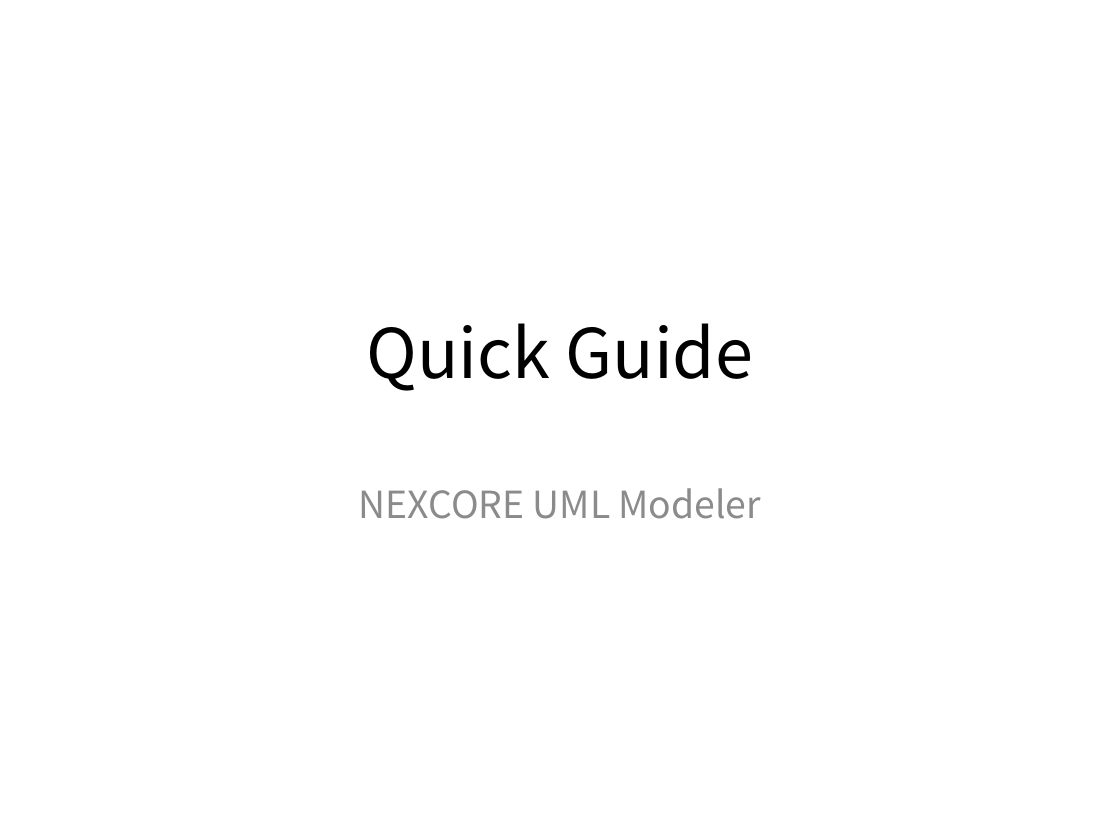
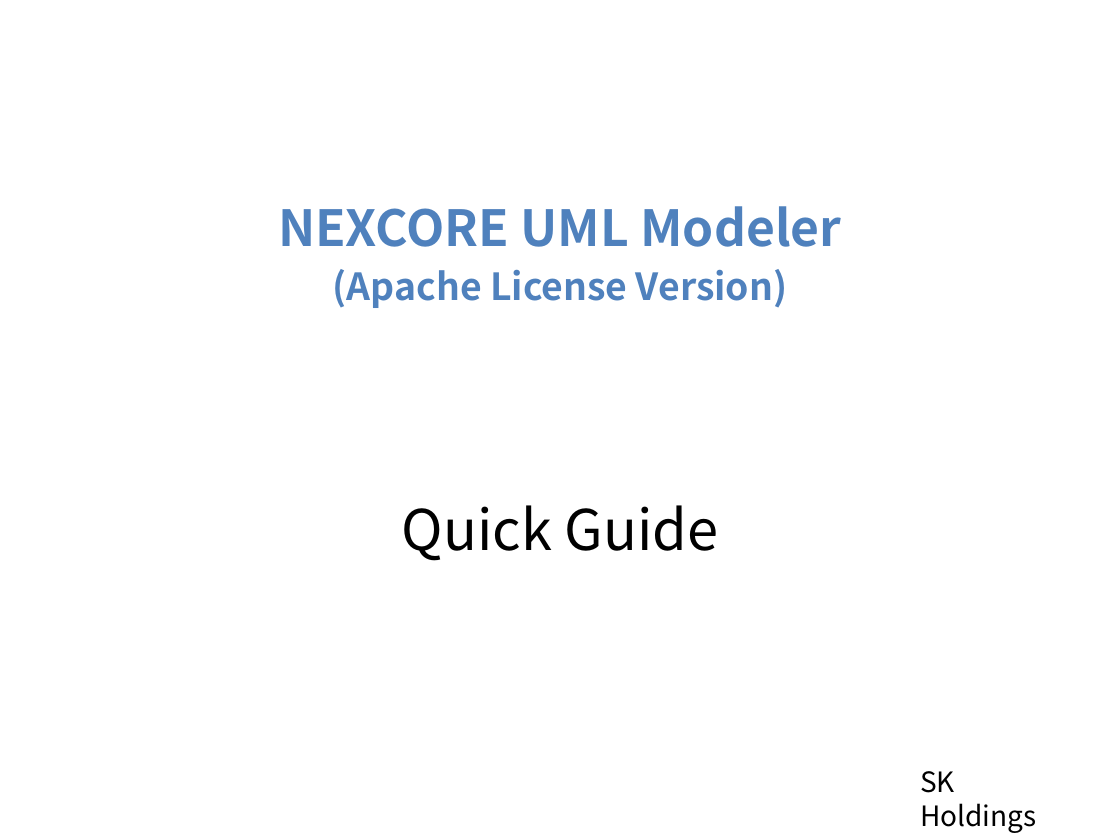
Before and after one commit to hgmin777/NEXCORE-UML-Modeler, a slide deck: slide 1 of filesForGitHub/quick_start/Quick Guide.pptx. Drawn at 1120x840 pixels with LibreOffice and Linux fonts; fonts in the diff are those of the drawing. Boxes give left, top, right and bottom in pixels: in the first picture for what was removed or moved away, otherwise in the second. Text is boxed around its words. In the diff, an @@ line names an element or a change of style, - is before the commit and + after.

Commit message:
Modify Quick Guide

```diff
--- a/filesForGitHub/quick_start/Quick Guide.pptx
+++ b/filesForGitHub/quick_start/Quick Guide.pptx
@@ subtitle "NEXCORE UML Modeler": place and size @@
-subtitle "NEXCORE UML Modeler" at (359, 488, 762, 519)
+subtitle "NEXCORE UML Modeler" at (278, 206, 842, 308)
@@ subtitle at (278, 206, 842, 247): size 24 to 32 pt, text colour #8C8C8C to #4F81BD, bold on in "NEXCORE UML Modeler"; more space between paragraphs @@
@@ subtitle at (333, 269, 787, 308): paragraph added @@
+(Apache License Version)
@@ title "Quick Guide": place and size @@
-title "Quick Guide" at (366, 323, 753, 391)
+title "Quick Guide" at (402, 505, 719, 561)
@@ title "Quick Guide" at (402, 505, 719, 561): size 44 to 36 pt @@
@@ text added at (920, 771, 1036, 833), 18 pt, text #000000 @@
+SK Holdings
```
Also in this commit, not shown: 3 other slides changed.
